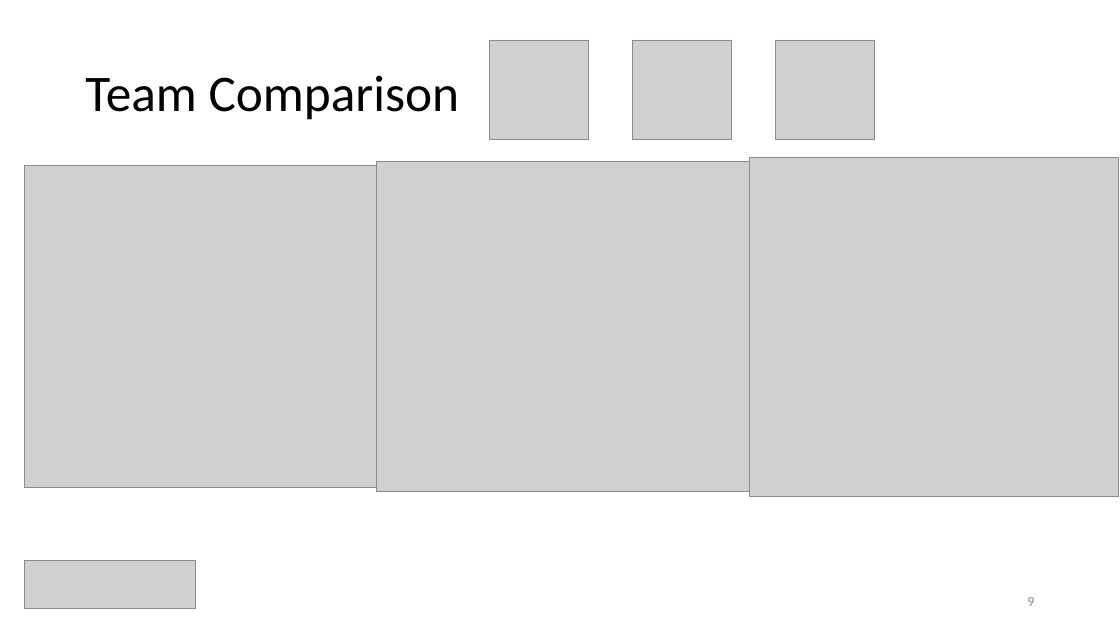
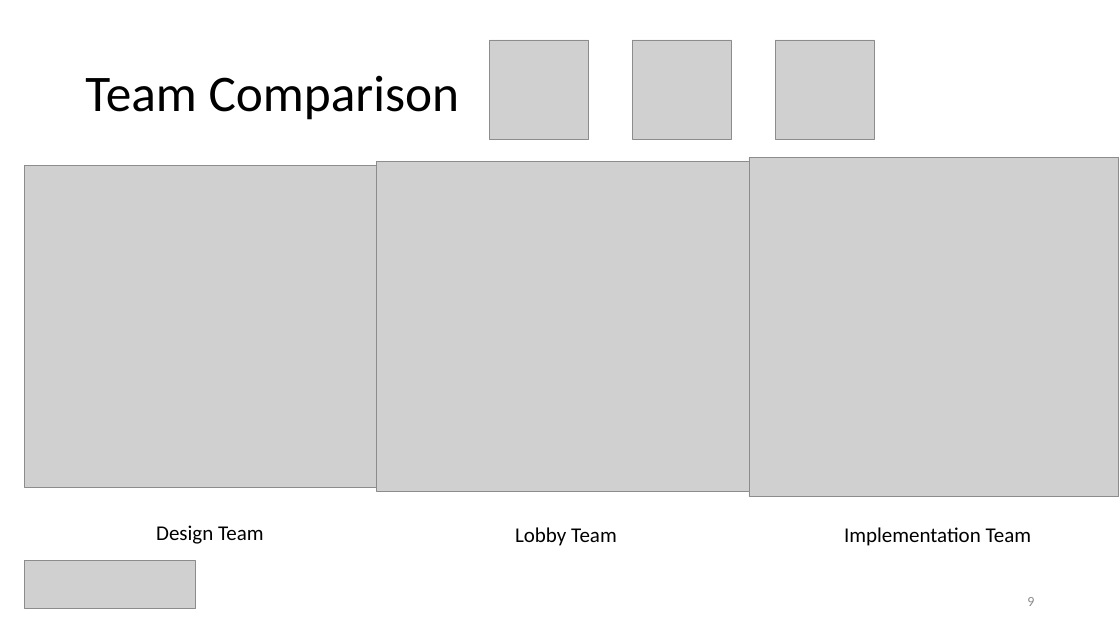
Before and after one commit to ceciliacheungns/Analytics_In_Business, a slide deck: slide 10 of Presentation.pptx. Drawn at 1120x630 pixels with LibreOffice and Linux fonts; fonts in the diff are those of the drawing; grey boxes stand for pictures. Boxes give left, top, right and bottom in pixels: in the first picture for what was removed or moved away, otherwise in the second. Text is boxed around its words. In the diff, an @@ line names an element or a change of style, - is before the commit and + after.

```diff
--- a/Presentation.pptx
+++ b/Presentation.pptx
@@ text added at [156, 525, 264, 544], 18 pt, text #000000 @@
+Design Team
@@ text added at [515, 527, 617, 546], 18 pt, text #000000 @@
+Lobby Team
@@ text added at [844, 527, 1032, 546], 18 pt, text #000000 @@
+Implementation Team
```
Also in this commit, not shown: 2 other slides changed.
